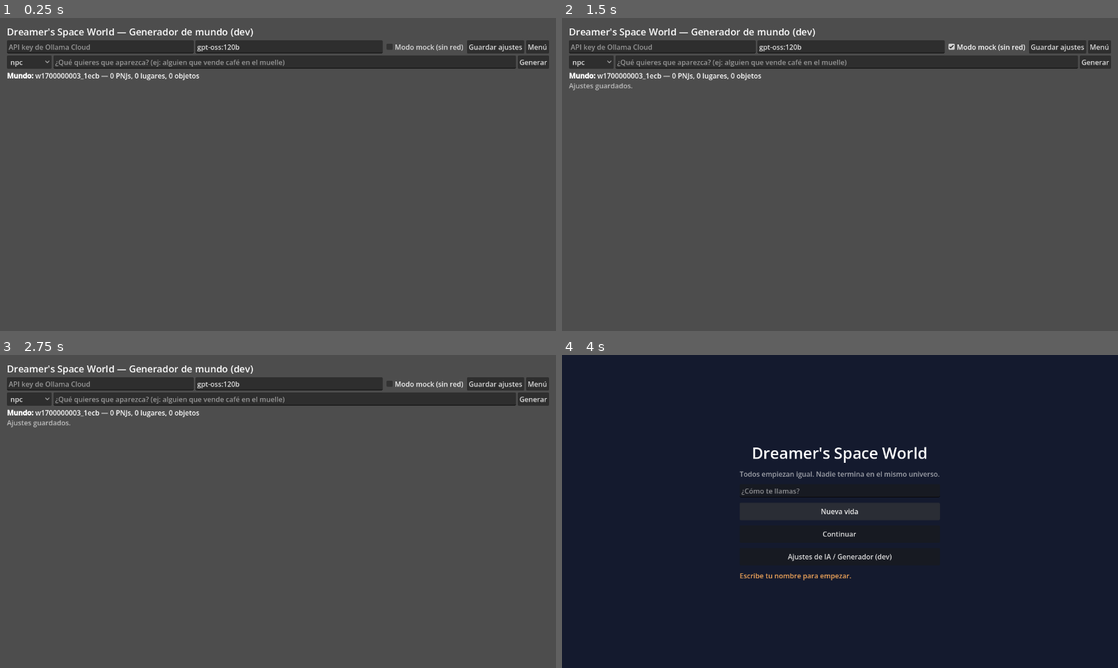
Above: before the commit, frames 1-4 (two rows, left to right).
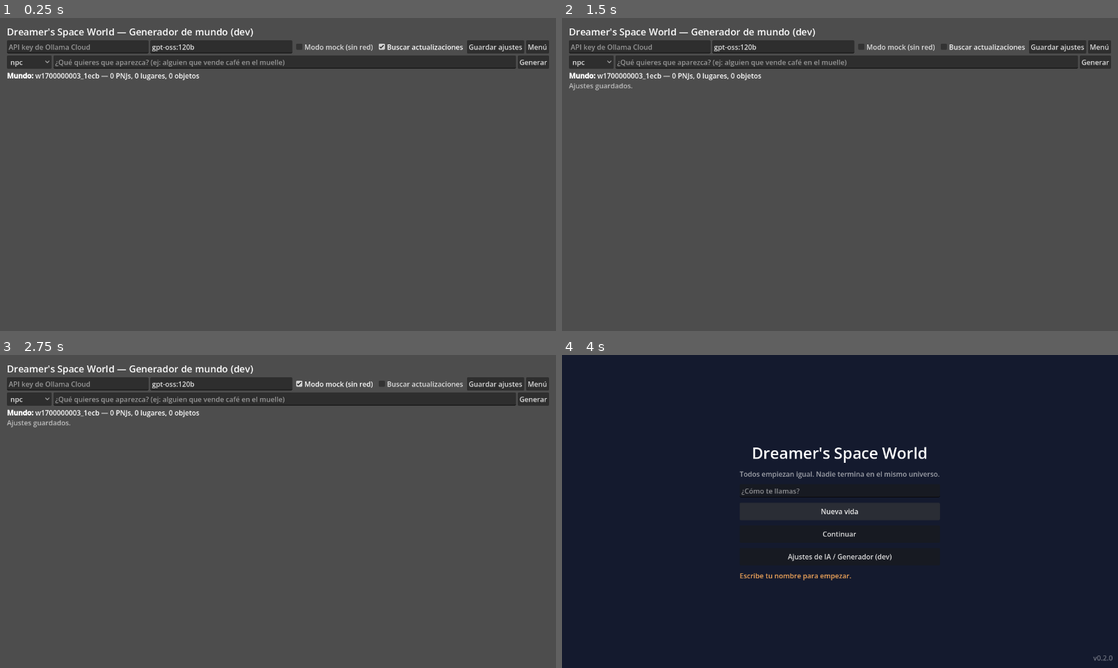
Above: after the commit, the same moments.

Repository: ahiram1701/dreamers-space-world
Game: Godot game, scene res://scenes/dev/AITestScene.tscn
Two runs of this game, one before a commit and one after it. Both use one fixed random seed, a clock stepped at 60 frames per second and the inputs below. This scene is started directly instead of the project's main scene.
Inputs (mouse positions are in pixels of both pictures, inside the frame that each line leads up to):
- Up to frame 1 (0.25 s): no input
- Up to frame 2 (1.5 s): click "Guardar ajustes" at 0.5 s; click (984, 46) at 1.25 s, where only the run after the commit has a clickable "Buscar actualizaciones"
- Up to frame 3 (2.75 s): click "Modo mock (sin red)" at 2 s
- Up to frame 4 (4 s): click "Menú" at 2.75 s; click "Nueva vida" at 3.5 s

The runs differ from the first frame. In frame 1, 1.0% of the frame differs, in the area x 26-84%, y 7-12%; in frame 2, 1.0%; in frame 3, 1.0%; in frame 4, less than 0.1%.

Commit message:
Actualizador integrado y migración a Godot 4.7.2
- Updater: comprueba GitHub Releases (solo estables), descarga, verifica
  SHA-256, reemplaza el ejecutable y reinicia con un clic.
- SemVer con pruebas; banner de actualización y versión en el menú.
- Proyecto, CI y CD en Godot 4.7.2 (incluye los .uid de 4.4+).
- CD publica SHA256SUMS.txt; acciones checkout@v7 y cache@v6.
- Versión 0.2.0.

Co-Authored-By: Claude Opus 5.5 <noreply@anthropic.com>

Diff:
--- a/autoload/Settings.gd
+++ b/autoload/Settings.gd
@@ -13,6 +13,7 @@
 var language: String = "es"
 ## Sin red ni coste: AIClient responde con los JSON de res://data/fallback/.
 var use_mock: bool = false
+var auto_check_updates: bool = true
 
 
 func _ready() -> void:
@@ -32,6 +33,7 @@
 	endpoint = cfg.get_value("ai", "endpoint", DEFAULT_ENDPOINT)
 	use_mock = cfg.get_value("ai", "use_mock", false)
 	language = cfg.get_value("game", "language", "es")
+	auto_check_updates = cfg.get_value("game", "auto_check_updates", true)
 
 
 func save_settings() -> void:
@@ -41,6 +43,7 @@
 	cfg.set_value("ai", "endpoint", endpoint)
 	cfg.set_value("ai", "use_mock", use_mock)
 	cfg.set_value("game", "language", language)
+	cfg.set_value("game", "auto_check_updates", auto_check_updates)
 	var err := cfg.save_encrypted_pass(PATH, _passphrase())
 	if err != OK:
 		push_error("No se pudieron guardar los ajustes: %s" % error_string(err))
--- /dev/null
+++ b/autoload/Updater.gd
@@ -0,0 +1,272 @@
+extends Node
+## Busca versiones ESTABLES nuevas en GitHub Releases y actualiza el juego con un clic.
+## Windows no deja sobrescribir un .exe en ejecución, pero sí renombrarlo: el actual pasa a
+## *.old, el nuevo ocupa su sitio y el juego se relanza. Los mundos viven en user:// y no se tocan.
+##
+## Uso:  Updater.check()  →  state_changed(AVAILABLE)  →  Updater.download_and_install()
+
+signal state_changed(state: State)
+signal progress_changed(value: float)
+
+enum State { IDLE, DISABLED, CHECKING, UP_TO_DATE, AVAILABLE, DOWNLOADING, VERIFYING, INSTALLING, ERROR }
+
+# /releases/latest excluye pre-releases y borradores: es justo el canal "solo estables".
+const API_LATEST := "https://api.github.com/repos/ahiram1701/dreamers-space-world/releases/latest"
+const DOWNLOAD_DIR := "user://updates/"
+const STAGING_DIR := ".update"
+const OLD_SUFFIX := ".old"
+const SUMS_ASSET := "SHA256SUMS.txt"
+
+var state: State = State.IDLE
+var latest_version := ""
+var release_url := ""
+var release_notes := ""
+var error_message := ""
+var progress := 0.0
+
+var _asset_name := ""
+var _asset_url := ""
+var _sums_url := ""
+var _download: HTTPRequest
+
+
+func _ready() -> void:
+	if _is_installed_build():
+		_cleanup_previous_update()
+
+
+func current_version() -> String:
+	return str(ProjectSettings.get_setting("application/config/version", "0.0.0"))
+
+
+## Solo una build exportada en una carpeta escribible puede reemplazarse a sí misma.
+## En el resto de casos "Actualizar" abre la página de la Release.
+func can_self_update() -> bool:
+	return _is_installed_build() and _exe_dir_writable() and not _asset_url.is_empty()
+
+
+func check() -> void:
+	if state in [State.CHECKING, State.DOWNLOADING, State.VERIFYING, State.INSTALLING]:
+		return
+	if not _is_installed_build():
+		_set_state(State.DISABLED)  # editor o CI: no hay nada que reemplazar
+		return
+	_set_state(State.CHECKING)
+
+	var res := await _request(API_LATEST)
+	if not res.ok:
+		_fail(res.error)
+		return
+	var release = JSON.parse_string(res.body.get_string_from_utf8())
+	if typeof(release) != TYPE_DICTIONARY or not release.has("tag_name"):
+		_fail("Respuesta inesperada de GitHub.")
+		return
+
+	latest_version = str(release.tag_name).trim_prefix("v")
+	release_url = release.get("html_url", "")
+	release_notes = str(release.get("body", ""))
+	if not SemVer.is_newer(latest_version, current_version()):
+		_set_state(State.UP_TO_DATE)
+		return
+
+	_asset_name = ""
+	_asset_url = ""
+	_sums_url = ""
+	var suffix := "-windows.zip" if OS.get_name() == "Windows" else "-linux.zip"
+	for asset in release.get("assets", []):
+		var asset_name: String = asset.get("name", "")
+		if asset_name.ends_with(suffix):
+			_asset_name = asset_name
+			_asset_url = asset.get("browser_download_url", "")
+		elif asset_name == SUMS_ASSET:
+			_sums_url = asset.get("browser_download_url", "")
+	_set_state(State.AVAILABLE)
+
+
+## true si ya se encontró una versión nueva (sigue siendo cierto si la descarga falló: se puede reintentar).
+func has_update() -> bool:
+	return not latest_version.is_empty() and SemVer.is_newer(latest_version, current_version())
+
+
+func download_and_install() -> void:
+	if not (state == State.AVAILABLE or (state == State.ERROR and has_update())):
+		return
+	if not can_self_update() or _sums_url.is_empty():
+		OS.shell_open(release_url)  # actualización manual desde la página de la Release
+		return
+
+	_set_state(State.DOWNLOADING)
+	DirAccess.make_dir_recursive_absolute(DOWNLOAD_DIR)
+	var zip_path := DOWNLOAD_DIR + _asset_name
+	var res := await _request(_asset_url, zip_path)
+	if not res.ok:
+		_fail(res.error)
+		return
+
+	_set_state(State.VERIFYING)
+	var sums := await _request(_sums_url)
+	var expected := _expected_sha256(sums.body.get_string_from_utf8() if sums.ok else "", _asset_name)
+	if expected.is_empty() or FileAccess.get_sha256(zip_path) != expected:
+		DirAccess.remove_absolute(zip_path)
+		_fail("La descarga no pasó la verificación SHA-256. Inténtalo de nuevo.")
+		return
+
+	_set_state(State.INSTALLING)
+	var installed := _install(zip_path)
+	if not installed.ok:
+		_fail(installed.error)
+		return
+	DirAccess.remove_absolute(zip_path)
+	OS.create_process(installed.executable, [])
+	get_tree().quit()
+
+
+func _process(_delta: float) -> void:
+	if _download == null:
+		return
+	var total := _download.get_body_size()
+	if total > 0:
+		progress = float(_download.get_downloaded_bytes()) / total
+		progress_changed.emit(progress)
+
+
+# --- Instalación --------------------------------------------------------------------
+
+## Extrae el zip a una carpeta temporal junto al exe y luego intercambia archivo por archivo,
+## guardando los actuales como *.old para poder deshacer si algo falla a mitad.
+func _install(zip_path: String) -> Dictionary:
+	var exe_dir := OS.get_executable_path().get_base_dir()
+	var staging := exe_dir.path_join(STAGING_DIR)
+	var reader := ZIPReader.new()
+	if reader.open(ProjectSettings.globalize_path(zip_path)) != OK:
+		return {"ok": false, "error": "No se pudo abrir la actualización."}
+
+	var files: Array[String] = []
+	for f in reader.get_files():
+		if f.ends_with("/") or f.begins_with("/") or ".." in f:
+			continue  # carpetas y rutas que se saldrían de la carpeta del juego
+		files.append(f)
+		var out := staging.path_join(f)
+		DirAccess.make_dir_recursive_absolute(out.get_base_dir())
+		var fa := FileAccess.open(out, FileAccess.WRITE)
+		if fa == null:
+			reader.close()
+			return {"ok": false, "error": "No se pudo escribir %s." % out}
+		fa.store_buffer(reader.read_file(f))
+		fa.close()
+	reader.close()
+
+	var executable := OS.get_executable_path()
+	var swapped: Array[String] = []
+	for f in files:
+		var target := exe_dir.path_join(f)
+		DirAccess.make_dir_recursive_absolute(target.get_base_dir())
+		if FileAccess.file_exists(target):
+			DirAccess.remove_absolute(target + OLD_SUFFIX)
+			if DirAccess.rename_absolute(target, target + OLD_SUFFIX) != OK:
+				_rollback(swapped)
+				return {"ok": false, "error": "No se pudo reemplazar %s." % f}
+		if DirAccess.rename_absolute(staging.path_join(f), target) != OK:
+			DirAccess.rename_absolute(target + OLD_SUFFIX, target)
+			_rollback(swapped)
+			return {"ok": false, "error": "No se pudo instalar %s." % f}
+		swapped.append(target)
+		if f.ends_with(".exe") or f.ends_with(".x86_64"):
+			if OS.get_name() == "Linux":
+				OS.execute("chmod", ["+x", target])
+			if not f.ends_with(".console.exe"):  # el wrapper de consola de Godot no es el juego
+				executable = target  # relanzar el exe nuevo aunque el actual tenga otro nombre
+	_remove_dir_recursive(staging)
+	return {"ok": true, "executable": executable}
+
+
+func _rollback(swapped: Array[String]) -> void:
+	for target in swapped:
+		DirAccess.remove_absolute(target)
+		DirAccess.rename_absolute(target + OLD_SUFFIX, target)
+
+
+## Tras reiniciar: borra los *.old y las descargas de la actualización anterior.
+## Si el proceso viejo aún no ha soltado el .exe, se reintenta en el siguiente arranque.
+func _cleanup_previous_update() -> void:
+	var exe_dir := OS.get_executable_path().get_base_dir()
+	var dir := DirAccess.open(exe_dir)
+	if dir:
+		for f in dir.get_files():
+			if f.ends_with(OLD_SUFFIX):
+				DirAccess.remove_absolute(exe_dir.path_join(f))
+	_remove_dir_recursive(exe_dir.path_join(STAGING_DIR))
+	_remove_dir_recursive(ProjectSettings.globalize_path(DOWNLOAD_DIR))
+
+
+func _remove_dir_recursive(path: String) -> void:
+	var dir := DirAccess.open(path)
+	if dir == null:
+		return
+	for f in dir.get_files():
+		DirAccess.remove_absolute(path.path_join(f))
+	for d in dir.get_directories():
+		_remove_dir_recursive(path.path_join(d))
+	DirAccess.remove_absolute(path)
+
+
+# --- Utilidades ---------------------------------------------------------------------
+
+## GET con cabeceras de GitHub. Con `to_file` descarga a disco (sigue redirecciones al CDN).
+func _request(url: String, to_file: String = "") -> Dictionary:
+	var http := HTTPRequest.new()
+	http.timeout = 600.0 if not to_file.is_empty() else 20.0
+	http.download_file = to_file
+	add_child(http)
+	if not to_file.is_empty():
+		_download = http
+	var headers := PackedStringArray([
+		"User-Agent: DreamersSpaceWorld/" + current_version(),
+		"Accept: application/vnd.github+json",
+	])
+	var err := http.request(url, headers)
+	if err != OK:
+		http.queue_free()
+		return {"ok": false, "error": "No se pudo conectar (%s)." % error_string(err), "body": PackedByteArray()}
+	var r: Array = await http.request_completed
+	_download = null
+	http.queue_free()
+	if r[0] != HTTPRequest.RESULT_SUCCESS:
+		return {"ok": false, "error": "Sin conexión con GitHub (%d)." % r[0], "body": PackedByteArray()}
+	if r[1] < 200 or r[1] >= 300:
+		return {"ok": false, "error": "GitHub respondió HTTP %d." % r[1], "body": PackedByteArray()}
+	return {"ok": true, "error": "", "body": r[3]}
+
+
+## Formato de `sha256sum`: "<hash>  <archivo>" por línea.
+func _expected_sha256(sums: String, file_name: String) -> String:
+	for line in sums.split("\n", false):
+		var parts := line.strip_edges().split(" ", false)
+		if parts.size() == 2 and parts[1].trim_prefix("*") == file_name:
+			return parts[0].to_lower()
+	return ""
+
+
+func _is_installed_build() -> bool:
+	return OS.has_feature("template") and not OS.has_feature("editor")
+
+
+func _exe_dir_writable() -> bool:
+	var probe := OS.get_executable_path().get_base_dir().path_join(".write_test")
+	var f := FileAccess.open(probe, FileAccess.WRITE)
+	if f == null:
+		return false
+	f.close()
+	DirAccess.remove_absolute(probe)
+	return true
+
+
+func _set_state(s: State) -> void:
+	state = s
+	state_changed.emit(s)
+
+
+func _fail(msg: String) -> void:
+	error_message = msg
+	push_warning("Updater: " + msg)
+	_set_state(State.ERROR)
--- a/project.godot
+++ b/project.godot
@@ -7,9 +7,9 @@
 
 config/name="Dreamer's Space World"
 config/description="Un multiverso que crece contigo: la IA genera el mundo según tus decisiones."
-config/version="0.1.0"
+config/version="0.2.0"
 run/main_scene="res://scenes/main_menu/MainMenu.tscn"
-config/features=PackedStringArray("4.3")
+config/features=PackedStringArray("4.7")
 
 [autoload]
 
@@ -21,6 +21,7 @@
 NPCMemory="*res://autoload/NPCMemory.gd"
 PlayerProfile="*res://autoload/PlayerProfile.gd"
 StoryDirector="*res://autoload/StoryDirector.gd"
+Updater="*res://autoload/Updater.gd"
 
 [display]
 
--- a/scenes/dev/AITestScene.gd
+++ b/scenes/dev/AITestScene.gd
@@ -5,6 +5,7 @@
 var _key: LineEdit
 var _model: LineEdit
 var _mock: CheckBox
+var _updates: CheckBox
 var _type: OptionButton
 var _hint: LineEdit
 var _generate: Button
@@ -37,6 +38,10 @@
 	_mock.text = "Modo mock (sin red)"
 	_mock.button_pressed = Settings.use_mock
 	cfg.add_child(_mock)
+	_updates = CheckBox.new()
+	_updates.text = "Buscar actualizaciones"
+	_updates.button_pressed = Settings.auto_check_updates
+	cfg.add_child(_updates)
 	var save := Button.new()
 	save.text = "Guardar ajustes"
 	save.pressed.connect(_on_save)
@@ -80,6 +85,7 @@
 	Settings.api_key = _key.text.strip_edges()
 	Settings.model = _model.text.strip_edges() if not _model.text.strip_edges().is_empty() else Settings.DEFAULT_MODEL
 	Settings.use_mock = _mock.button_pressed
+	Settings.auto_check_updates = _updates.button_pressed
 	Settings.save_settings()
 	_print("[color=gray]Ajustes guardados.[/color]")
 
--- a/scenes/main_menu/MainMenu.gd
+++ b/scenes/main_menu/MainMenu.gd
@@ -6,6 +6,11 @@
 
 var _name: LineEdit
 var _status: Label
+var _update_banner: PanelContainer
+var _update_label: Label
+var _update_btn: Button
+var _notes_btn: Button
+var _update_bar: ProgressBar
 
 
 func _ready() -> void:
@@ -51,6 +56,22 @@
 	if not Settings.use_mock and not Settings.has_api_key():
 		_status.text = "Sin API key: los diálogos usarán respuestas de respaldo. Configúrala en Ajustes."
 
+	var version := Label.new()
+	version.text = "v" + Updater.current_version()
+	version.set_anchors_and_offsets_preset(Control.PRESET_BOTTOM_RIGHT, Control.PRESET_MODE_MINSIZE, 12)
+	version.grow_horizontal = Control.GROW_DIRECTION_BEGIN
+	version.grow_vertical = Control.GROW_DIRECTION_BEGIN
+	version.add_theme_color_override("font_color", Color(1, 1, 1, 0.4))
+	add_child(version)
+
+	_build_update_banner()
+	Updater.state_changed.connect(_on_update_state)
+	Updater.progress_changed.connect(func(p): _update_bar.value = p * 100.0)
+	if Updater.state == Updater.State.IDLE and Settings.auto_check_updates:
+		Updater.check()  # una vez por sesión; al volver al menú se reutiliza el resultado
+	else:
+		_on_update_state(Updater.state)
+
 
 func _on_new() -> void:
 	var player_name := _name.text.strip_edges()
@@ -69,6 +90,53 @@
 		_status.text = "No se pudo cargar la última partida."
 
 
+func _build_update_banner() -> void:
+	_update_banner = PanelContainer.new()
+	_update_banner.set_anchors_and_offsets_preset(Control.PRESET_TOP_WIDE, Control.PRESET_MODE_MINSIZE, 12)
+	_update_banner.visible = false
+	add_child(_update_banner)
+	var row := HBoxContainer.new()
+	row.add_theme_constant_override("separation", 10)
+	_update_banner.add_child(row)
+	_update_label = Label.new()
+	_update_label.size_flags_horizontal = Control.SIZE_EXPAND_FILL
+	row.add_child(_update_label)
+	_update_bar = ProgressBar.new()
+	_update_bar.custom_minimum_size = Vector2(220, 0)
+	_update_bar.visible = false
+	row.add_child(_update_bar)
+	_notes_btn = Button.new()
+	_notes_btn.text = "Ver novedades"
+	_notes_btn.pressed.connect(func(): OS.shell_open(Updater.release_url))
+	row.add_child(_notes_btn)
+	_update_btn = Button.new()
+	_update_btn.pressed.connect(Updater.download_and_install)
+	row.add_child(_update_btn)
+
+
+func _on_update_state(s: int) -> void:
+	_update_bar.visible = s == Updater.State.DOWNLOADING
+	_update_btn.disabled = not (s == Updater.State.AVAILABLE or (s == Updater.State.ERROR and Updater.has_update()))
+	match s:
+		Updater.State.AVAILABLE:
+			_update_banner.visible = true
+			_update_label.text = "Nueva versión v%s disponible" % Updater.latest_version
+			_update_btn.text = "Actualizar" if Updater.can_self_update() else "Descargar"
+		Updater.State.DOWNLOADING:
+			_update_label.text = "Descargando v%s…" % Updater.latest_version
+		Updater.State.VERIFYING:
+			_update_label.text = "Verificando la descarga…"
+		Updater.State.INSTALLING:
+			_update_label.text = "Instalando y reiniciando…"
+		Updater.State.ERROR:
+			# Un fallo al solo comprobar (sin red, GitHub caído) no molesta al jugador
+			_update_banner.visible = Updater.has_update()
+			_update_label.text = "No se pudo actualizar: %s" % Updater.error_message
+			_update_btn.text = "Reintentar"
+		_:
+			_update_banner.visible = false
+
+
 func _button(parent: Node, text: String, action: Callable) -> Button:
 	var b := Button.new()
 	b.text = text
--- /dev/null
+++ b/scripts/util/SemVer.gd
@@ -0,0 +1,66 @@
+class_name SemVer
+extends RefCounted
+## Versionado semántico mínimo (MAJOR.MINOR.PATCH[-pre][+build]) para comparar versiones del juego.
+## Puro y sin estado: se prueba en CI sin red (tests/test_semver.gd).
+
+
+## Devuelve {major, minor, patch, pre} o {} si el texto no es una versión válida. Acepta "v0.2.0".
+static func parse(text: String) -> Dictionary:
+	var s := text.strip_edges().trim_prefix("v").get_slice("+", 0)  # los metadatos de build no cuentan
+	var pre := ""
+	var dash := s.find("-")
+	if dash != -1:
+		pre = s.substr(dash + 1)
+		s = s.substr(0, dash)
+		if pre.is_empty():
+			return {}
+	var parts := s.split(".")
+	if parts.size() != 3:
+		return {}
+	for p in parts:
+		if not p.is_valid_int() or int(p) < 0:
+			return {}
+	return {"major": int(parts[0]), "minor": int(parts[1]), "patch": int(parts[2]), "pre": pre}
+
+
+## -1 si a < b, 0 si son iguales (o alguna no es válida), 1 si a > b.
+static func compare(a: String, b: String) -> int:
+	var x := parse(a)
+	var y := parse(b)
+	if x.is_empty() or y.is_empty():
+		return 0
+	for k in ["major", "minor", "patch"]:
+		if x[k] != y[k]:
+			return 1 if x[k] > y[k] else -1
+	if x.pre == y.pre:
+		return 0
+	if x.pre.is_empty():
+		return 1  # 1.0.0 > 1.0.0-alpha
+	if y.pre.is_empty():
+		return -1
+	return _compare_pre(x.pre, y.pre)
+
+
+## true solo si `candidate` es válida y estrictamente más nueva que `current`.
+static func is_newer(candidate: String, current: String) -> bool:
+	return not parse(candidate).is_empty() and not parse(current).is_empty() and compare(candidate, current) > 0
+
+
+# Reglas semver: identificadores separados por "."; numéricos se comparan como números
+# y son menores que los alfanuméricos; con prefijo igual, el más corto es menor.
+static func _compare_pre(a: String, b: String) -> int:
+	var pa := a.split(".")
+	var pb := b.split(".")
+	for i in mini(pa.size(), pb.size()):
+		var na := pa[i].is_valid_int()
+		var nb := pb[i].is_valid_int()
+		if na and nb:
+			if int(pa[i]) != int(pb[i]):
+				return 1 if int(pa[i]) > int(pb[i]) else -1
+		elif na != nb:
+			return -1 if na else 1
+		elif pa[i] != pb[i]:
+			return 1 if pa[i] > pb[i] else -1
+	if pa.size() == pb.size():
+		return 0
+	return 1 if pa.size() > pb.size() else -1
--- /dev/null
+++ b/tests/test_semver.gd
@@ -0,0 +1,38 @@
+extends SceneTree
+## Pruebas de SemVer, sin red:
+##   godot --headless --path . -s tests/test_semver.gd
+
+var _failed := 0
+
+
+func _init() -> void:
+	var S = load("res://scripts/util/SemVer.gd")
+
+	_expect(S.parse("v0.2.0") == {"major": 0, "minor": 2, "patch": 0, "pre": ""}, "parse acepta prefijo v")
+	_expect(S.parse("1.2.3-beta.2").pre == "beta.2", "parse extrae pre-release")
+	_expect(S.parse("1.2.3+build.7").pre == "", "ignora metadatos de build")
+	for bad in ["", "1.2", "1.2.3.4", "a.b.c", "1.2.-3", "1.2.3-", "latest"]:
+		_expect(S.parse(bad).is_empty(), "rechaza '%s'" % bad)
+
+	_expect(S.compare("0.2.0", "0.10.0") == -1, "0.2.0 < 0.10.0 (numérico, no alfabético)")
+	_expect(S.compare("v1.0.0", "1.0.0") == 0, "v1.0.0 == 1.0.0")
+	_expect(S.compare("1.0.0", "1.0.0-alpha") == 1, "estable > pre-release")
+	_expect(S.compare("1.0.0-alpha", "1.0.0-alpha.1") == -1, "alpha < alpha.1")
+	_expect(S.compare("1.0.0-alpha.2", "1.0.0-alpha.10") == -1, "alpha.2 < alpha.10")
+	_expect(S.compare("1.0.0-alpha", "1.0.0-beta") == -1, "alpha < beta")
+	_expect(S.compare("1.0.0-1", "1.0.0-alpha") == -1, "numérico < alfanumérico")
+	_expect(S.compare("2.0.0", "1.99.99") == 1, "major manda")
+
+	_expect(S.is_newer("v0.3.0", "0.2.0"), "hay update de 0.2.0 a 0.3.0")
+	_expect(not S.is_newer("v0.2.0", "0.2.0"), "misma versión: sin update")
+	_expect(not S.is_newer("v0.1.9", "0.2.0"), "versión más vieja: sin update")
+	_expect(not S.is_newer("basura", "0.2.0"), "tag inválido: sin update")
+
+	print("\n%s" % ("TODO OK" if _failed == 0 else "%d FALLOS" % _failed))
+	quit(_failed)
+
+
+func _expect(cond: bool, msg: String) -> void:
+	print(("  ✔ " if cond else "  ✘ ") + msg)
+	if not cond:
+		_failed += 1
Not shown, added: autoload/AIClient.gd.uid
Not shown, added: autoload/ContentGenerator.gd.uid
Not shown, added: autoload/ContentValidator.gd.uid
Not shown, added: autoload/NPCMemory.gd.uid
Not shown, added: autoload/PlayerProfile.gd.uid
Not shown, added: autoload/Settings.gd.uid
Not shown, added: autoload/StoryDirector.gd.uid
Not shown, added: autoload/Updater.gd.uid
Not shown, added: autoload/WorldDB.gd.uid
Not shown, added: scenes/act0_town/Act0Town.gd.uid
Not shown, added: scenes/dev/AITestScene.gd.uid
Not shown, added: scenes/main_menu/MainMenu.gd.uid
(and 9 more such lines)
